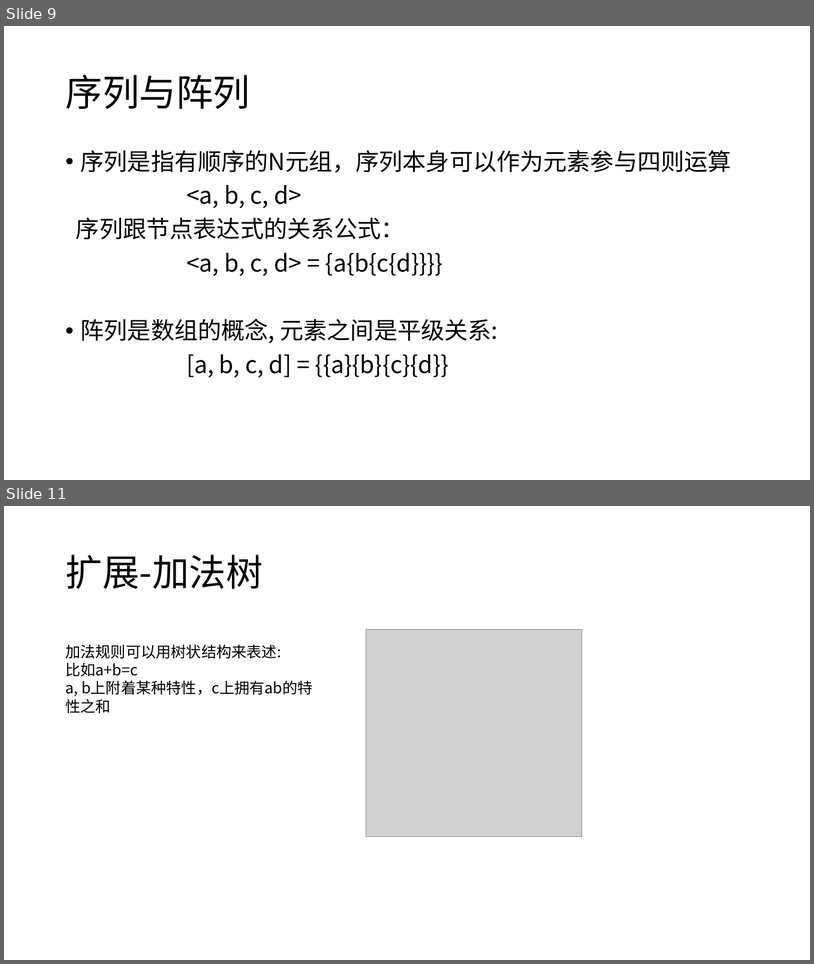
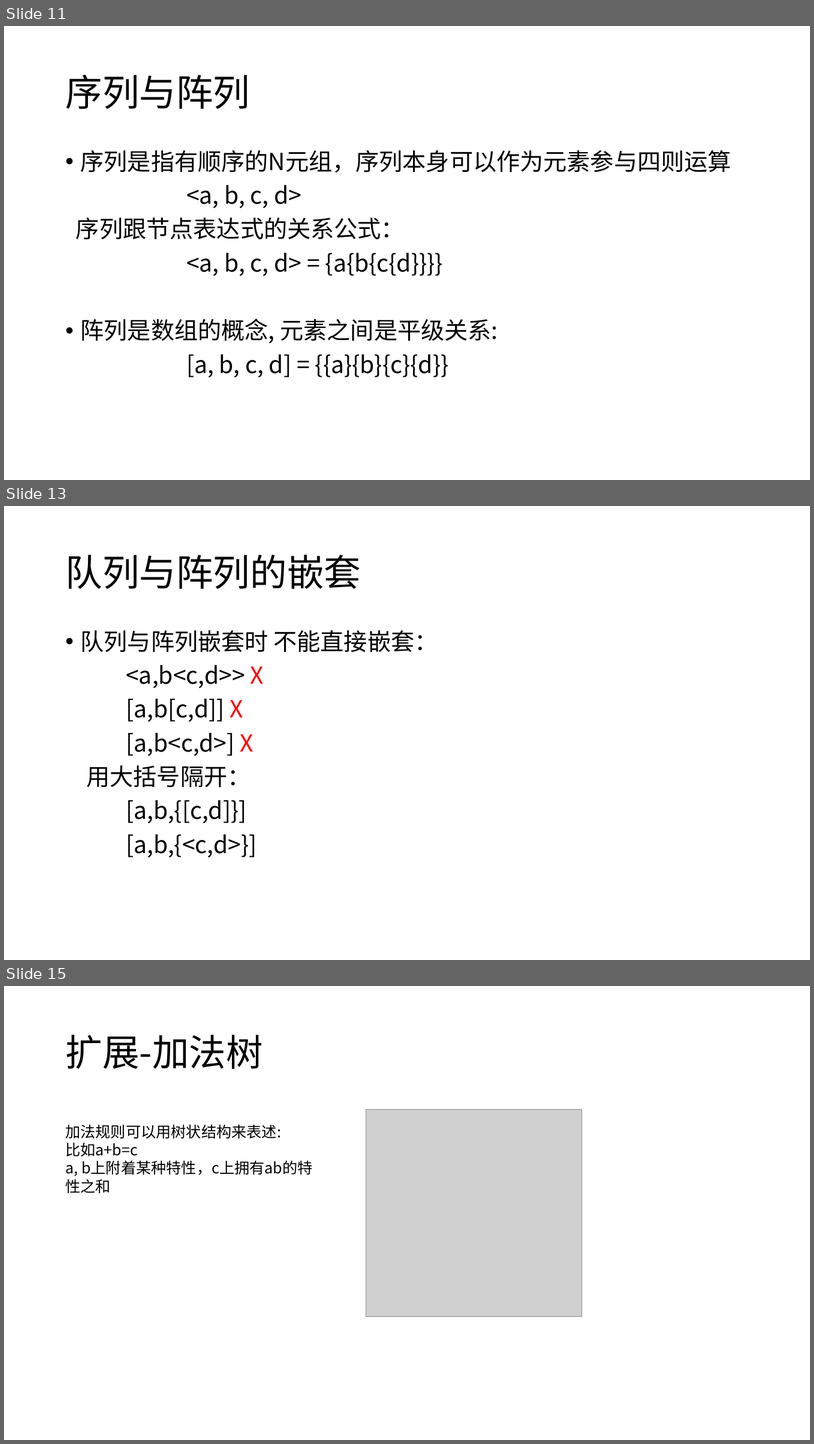
Before and after one commit to panguojun/.PHG., a slide deck: PHG语法手册.pptx. Shown one above the other, each under a label of ours: slides 9 and 11 before the commit, slides 11, 13 and 15 after it; the slides between them are not shown. The pictures are 814x964 and 814x1444 pixels, drawn with LibreOffice and Linux fonts; fonts in the diff are those of the drawing; grey boxes stand for pictures. Boxes give left, top, right and bottom in pixels: in the first picture for what was removed or moved away, otherwise in the second. Text is boxed around its words. In the diff, an @@ line names an element or a change of style, - is before the commit and + after.

```diff
--- a/PHG语法手册.pptx
+++ b/PHG语法手册.pptx
@@ slide 13 added at (x1=4, y1=506, x2=810, y2=960), background #FFFFFF @@
@@ title added at (x1=65, y1=555, x2=361, y2=589), 44 pt, text #000000 @@
+队列与阵列的嵌套
@@ text added at (x1=81, y1=630, x2=438, y2=857), 28 pt, text #000000 @@
+• 队列与阵列嵌套时 不能直接嵌套：
+<a,b<c,d>> X
+[a,b[c,d]] X
+[a,b<c,d>] X
+用大括号隔开：
+[a,b,{[c,d]}]
+[a,b,{<c,d>}]
@@ what was slide 9 is now slide 11 @@
@@ what was slide 11 is now slide 15 @@
```
Also in this commit, not shown: 4 slides changed, 4 other slides added, 1 slide removed.
